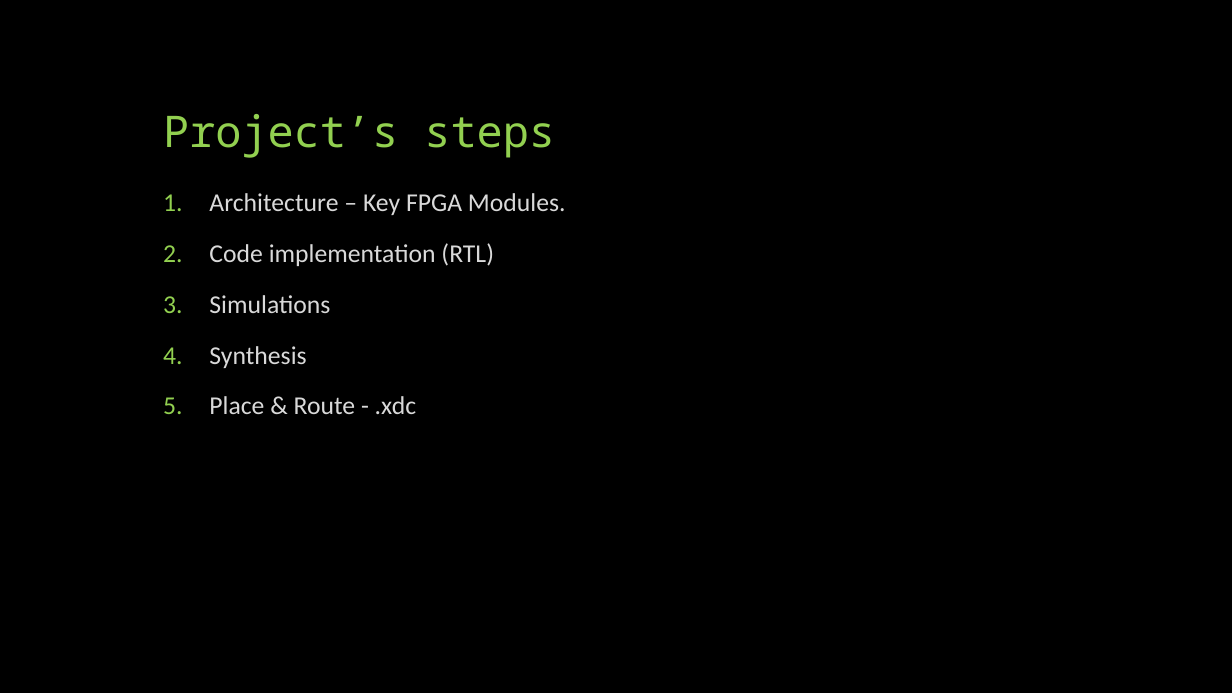
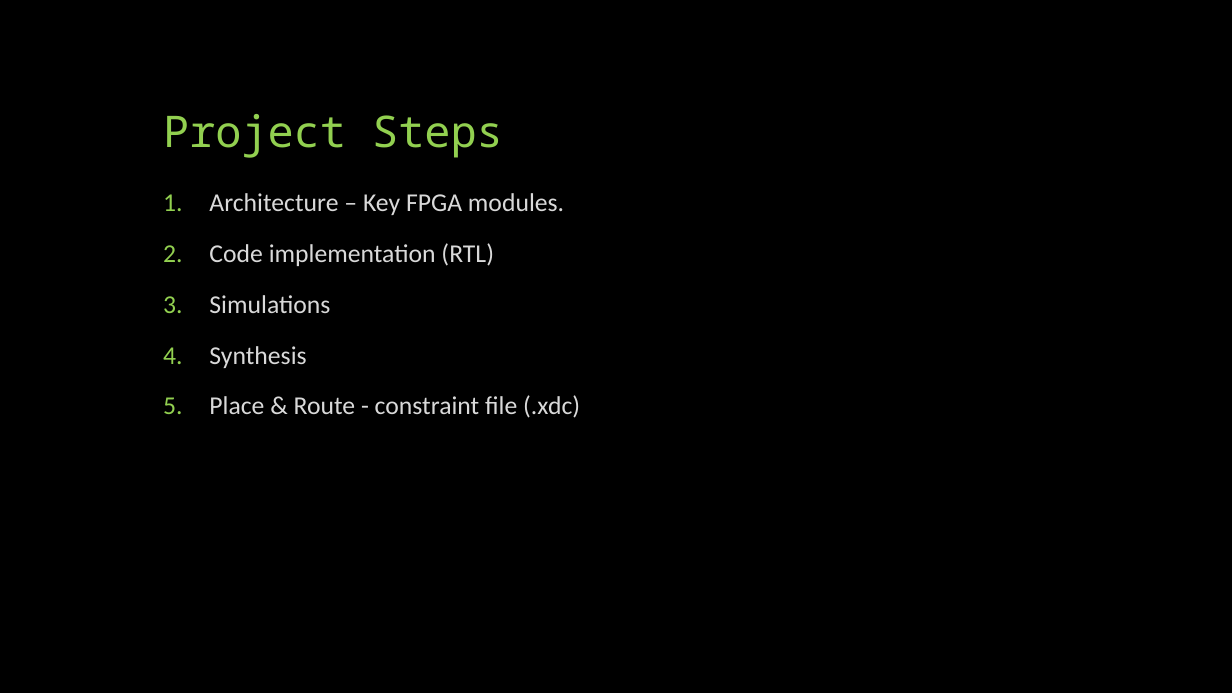
Before and after one commit to idowein/FPGA-image-interpolator, a slide deck: slide 4 of datasheets/Digital Zoom presentation.pptx. Drawn at 1232x693 pixels with LibreOffice and Linux fonts; fonts in the diff are those of the drawing. Boxes give left, top, right and bottom in pixels: in the first picture for what was removed or moved away, otherwise in the second. Text is boxed around its words. In the diff, an @@ line names an element or a change of style, - is before the commit and + after.

```diff
--- a/datasheets/Digital Zoom presentation.pptx
+++ b/datasheets/Digital Zoom presentation.pptx
@@ title at <box>163,114,503,158</box>: text changed @@
-Project’s steps
+Project Steps
@@ text at <box>209,193,564,215</box>: text changed @@
-1. Architecture – Key FPGA Modules.
+1. Architecture – Key FPGA modules.
@@ text at <box>209,395,580,418</box>: text changed @@
-5. Place & Route - .xdc
+5. Place & Route - constraint file (.xdc)
```
Also in this commit, not shown: 17 other slides changed, 2 slides added, 6 slides removed, 2 other files.
